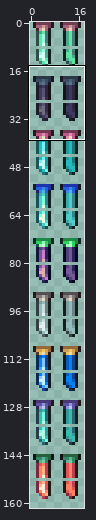
Sprite sheet: Content/Tiles/Furniture/Luminite/LuminiteLantern.png. The picture above shows the old version from afar; the outline marks the close-up.
Close-up. First the earlier version:
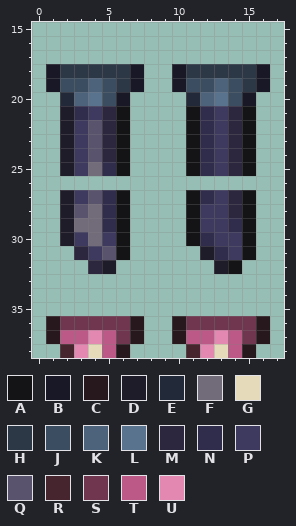
The file is 36x324 pixels, drawn in blocks of 2x2; one block is one cell here. Colours within 5 levels of each other are drawn and written as one. Shown: x 0..17, y 15..38.
Palette (. is transparent): A #141417  B #181827  C #27181d  D #1f1c2a  E #222938  F #726b7a  G #e5daba  H #2d3847  J #3b4d60  K #4d637c  L #59728d  M #2c273f  N #302c4b  P #3d395f  Q #5a536e  R #47252f  S #71364f  T #bc5986  U #e388b1
After:
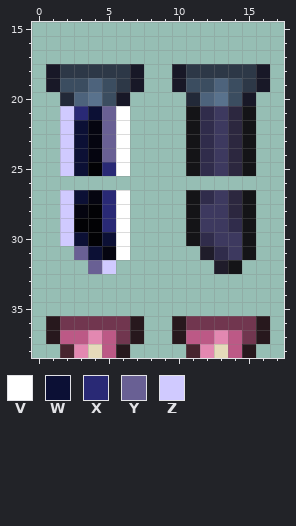
Colours new in this view: V #ffffff  W #0c1035  X #292975  Y #696094  Z #d0caff
Edits made:
{"colour":"F","old":"#726b7a","new":"#020205"}
{"colour":"Q","old":"#5a536e","new":"#050510"}
{"y":21,"x":2,"old":"DNPMA","new":"ZXWYV"}
{"y":22,"x":2,"old":"DP","new":"ZW"}
{"y":22,"x":5,"old":"MA","new":"YV"}
{"y":23,"x":2,"old":"DP","new":"ZW"}
{"y":23,"x":5,"old":"MA","new":"YV"}
{"y":24,"x":2,"old":"DP","new":"ZW"}
{"y":24,"x":5,"old":"MA","new":"YV"}
{"y":25,"x":2,"old":"DP","new":"ZW"}
{"y":25,"x":5,"old":"NA","new":"XV"}
{"y":27,"x":2,"old":"DP","new":"ZW"}
{"y":27,"x":5,"old":"NA","new":"XV"}
{"y":28,"x":2,"old":"D","new":"Z"}
{"y":28,"x":5,"old":"NA","new":"XV"}
{"y":29,"x":2,"old":"D","new":"Z"}
{"y":29,"x":5,"old":"NA","new":"XV"}
{"y":30,"x":2,"old":"DP","new":"ZW"}
{"y":30,"x":5,"old":"PA","new":"WV"}
{"y":31,"x":3,"old":"MP","new":"YW"}
{"y":31,"x":6,"old":"A","new":"V"}
{"y":32,"x":4,"old":"MD","new":"YZ"}
{"label":"changed","picture_box":[60,106,130,274]}
